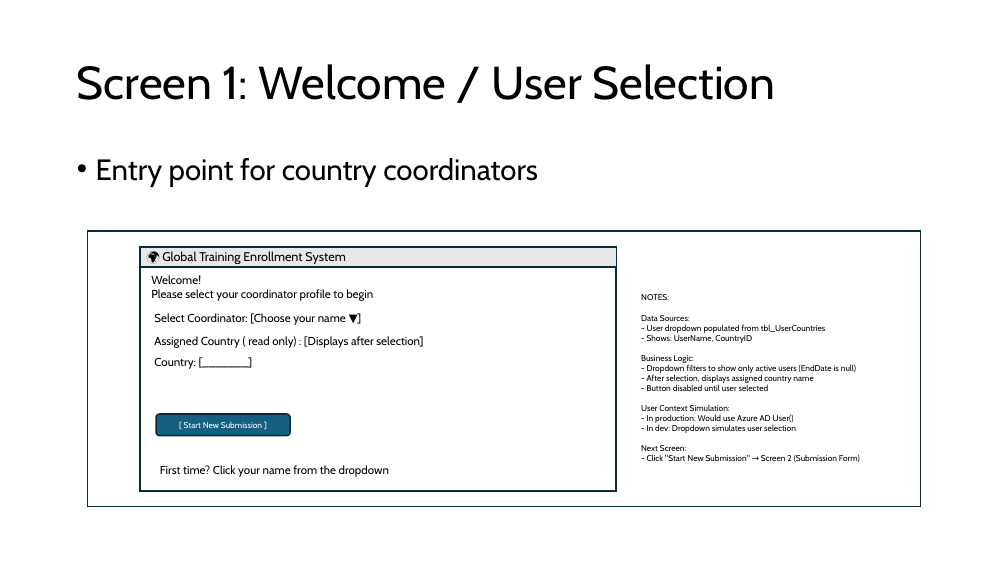
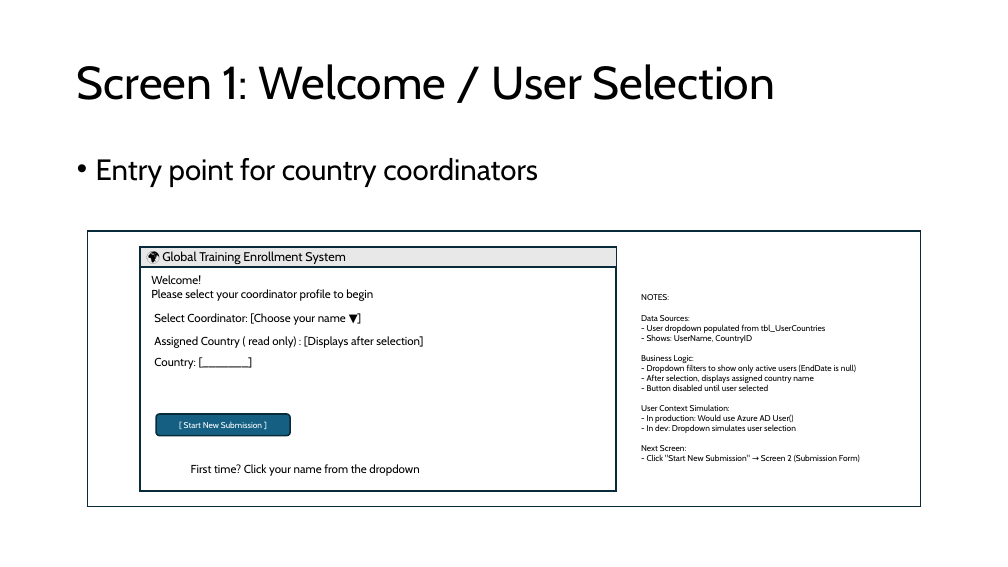
Before and after one commit to johnrolzhausen/global-training-enrollment-system, a slide deck: slide 2 of power-apps/wireframes/wireframes-submission-portal.pptx. Drawn at 1008x567 pixels with LibreOffice and Linux fonts; fonts in the diff are those of the drawing. Boxes give left, top, right and bottom in pixels: in the first picture for what was removed or moved away, otherwise in the second. Text is boxed around its words. In the diff, an @@ line names an element or a change of style, - is before the commit and + after.

```diff
--- a/power-apps/wireframes/wireframes-submission-portal.pptx
+++ b/power-apps/wireframes/wireframes-submission-portal.pptx
@@ text "First time? Click your name ...": place and size @@
-text "First time? Click your name ..." at (160, 465, 389, 477)
+text "First time? Click your name ..." at (191, 464, 419, 476)
```
Also in this commit, not shown: 1 other slide changed.
